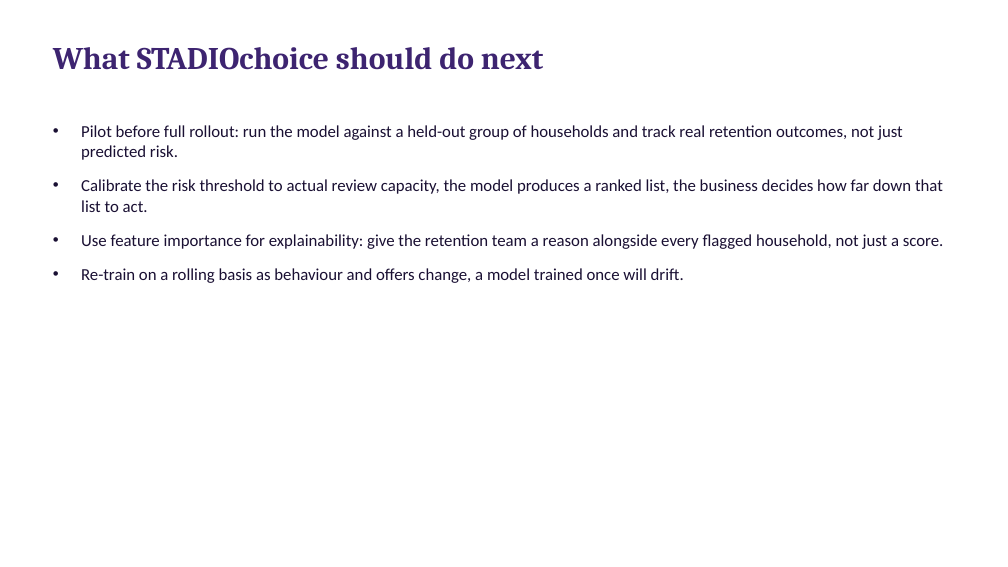
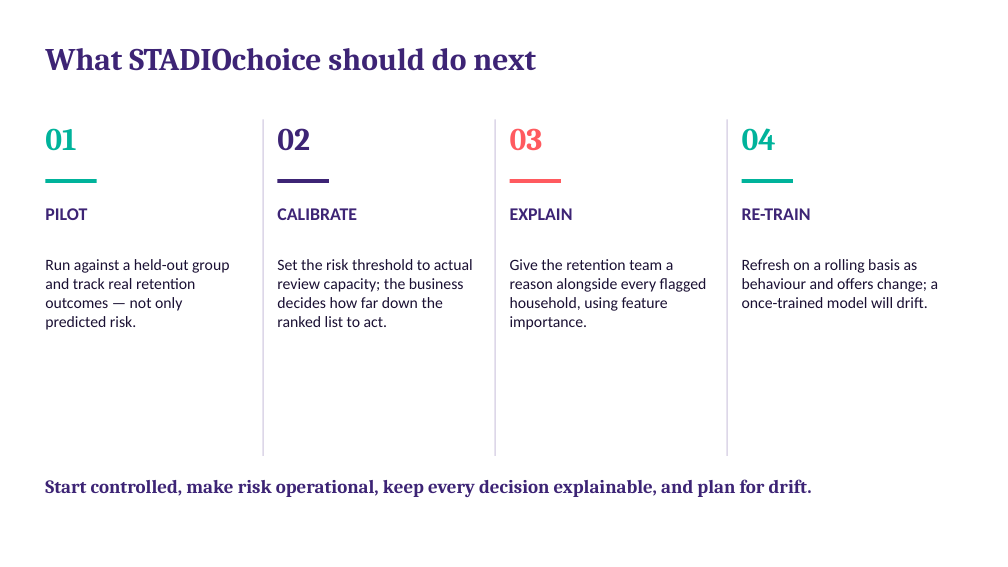
Before and after one commit to SandileJ/CAP182_SS1_SS2, a slide deck: slide 13 of SS3_PartC_Presentation.pptx. Drawn at 1008x567 pixels with LibreOffice and Linux fonts; fonts in the diff are those of the drawing. Boxes give left, top, right and bottom in pixels: in the first picture for what was removed or moved away, otherwise in the second. Text is boxed around its words. In the diff, an @@ line names an element or a change of style, - is before the commit and + after.

```diff
--- a/SS3_PartC_Presentation.pptx
+++ b/SS3_PartC_Presentation.pptx
@@ title "What STADIOchoice should do next" at [45, 48, 536, 71]: text colour #3D2470 to #3D2475; vertical alignment top to middle @@
@@ rectangle added at [262, 119, 264, 456], fill #DDD7E8 @@
@@ rectangle added at [495, 119, 496, 456], fill #DDD7E8 @@
@@ rectangle added at [727, 119, 728, 456], fill #DDD7E8 @@
@@ text added at [45, 128, 76, 151], 30 pt, text #00B39B, bold @@
+01
@@ text removed at [81, 125, 943, 283] @@
-• Pilot before full rollout: run the model against a held-out group of households and track real retention outcomes, not just predicted risk.
-• Calibrate the risk threshold to actual review capacity, the model produces a ranked list, the business decides how far down that list to act.
-• Use feature importance for explainability: give the retention team a reason alongside every flagged household, not just a score.
-• Re-train on a rolling basis as behaviour and offers change, a model trained once will drift.
@@ text added at [277, 128, 310, 151], 30 pt, text #3D2475, bold @@
+02
@@ text added at [510, 128, 543, 150], 30 pt, text #FF5A5F, bold @@
+03
@@ text added at [742, 128, 776, 151], 30 pt, text #00B39B, bold @@
+04
@@ rectangle added at [45, 179, 97, 183], fill #00B39B @@
@@ rectangle added at [278, 179, 329, 183], fill #3D2475 @@
@@ rectangle added at [510, 179, 561, 183], fill #FF5A5F @@
@@ rectangle added at [742, 179, 793, 183], fill #00B39B @@
@@ text added at [45, 208, 87, 220], 17 pt, text #3D2475, bold @@
+PILOT
@@ text added at [277, 208, 357, 220], 17 pt, text #3D2475, bold @@
+CALIBRATE
@@ text added at [510, 208, 573, 220], 17 pt, text #3D2475, bold @@
+EXPLAIN
@@ text added at [742, 208, 811, 220], 17 pt, text #3D2475, bold @@
+RE-TRAIN
@@ text added at [45, 259, 229, 330], 15 pt, text #1A1033 @@
+Run against a held-out group and track real retention outcomes — not only predicted risk.
@@ text added at [277, 259, 473, 327], 15 pt, text #1A1033 @@
+Set the risk threshold to actual review capacity; the business decides how far down the ranked list to act.
@@ text added at [510, 259, 707, 330], 15 pt, text #1A1033 @@
+Give the retention team a reason alongside every flagged household, using feature importance.
@@ text added at [742, 259, 939, 308], 15 pt, text #1A1033 @@
+Refresh on a rolling basis as behaviour and offers change; a once-trained model will drift.
@@ text added at [45, 479, 812, 497], 18 pt, text #3D2475, bold @@
+Start controlled, make risk operational, keep every decision explainable, and plan for drift.
```
Also in this commit, not shown: 14 other slides changed.
